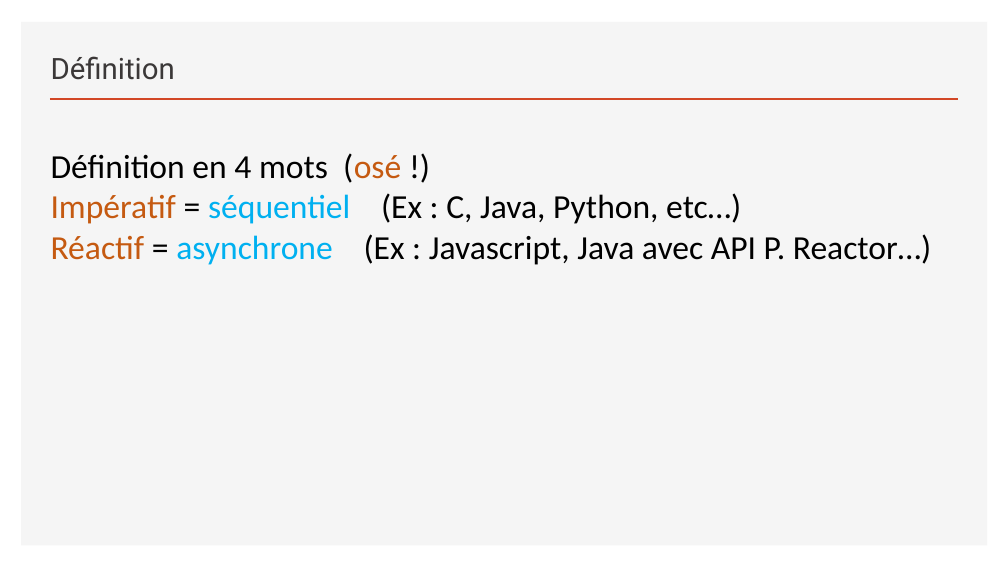
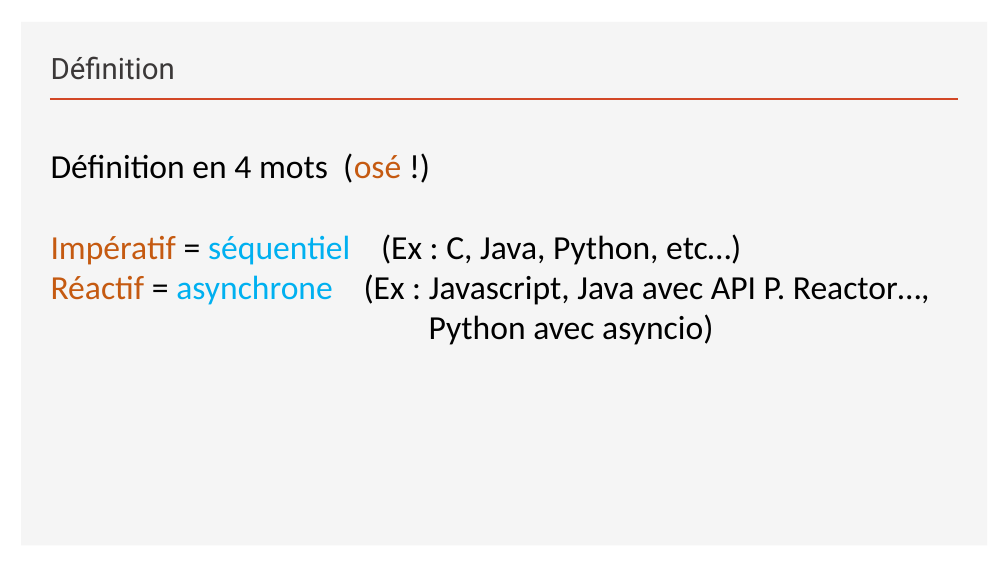
Before and after one commit to sebzuki/webflux-vs-web, a slide deck: slide 21 of REACTIVE.pptx (slide 2 before the commit). Drawn at 1008x567 pixels with LibreOffice and Linux fonts; fonts in the diff are those of the drawing. Boxes give left, top, right and bottom in pixels: in the first picture for what was removed or moved away, otherwise in the second. Text is boxed around its words. In the diff, an @@ line names an element or a change of style, - is before the commit and + after.

```diff
--- a/REACTIVE.pptx
+++ b/REACTIVE.pptx
@@ text at <box>51,274,930,345</box>: text changed @@
-Réactif = asynchrone (Ex : Javascript, Java avec API P. Reactor…)
+Réactif = asynchrone (Ex : Javascript, Java avec API P. Reactor…, Python avec asyncio)
```
Also in this commit, not shown: 6 other slides changed, 33 slides added, 11 slides removed, 33 other files.
